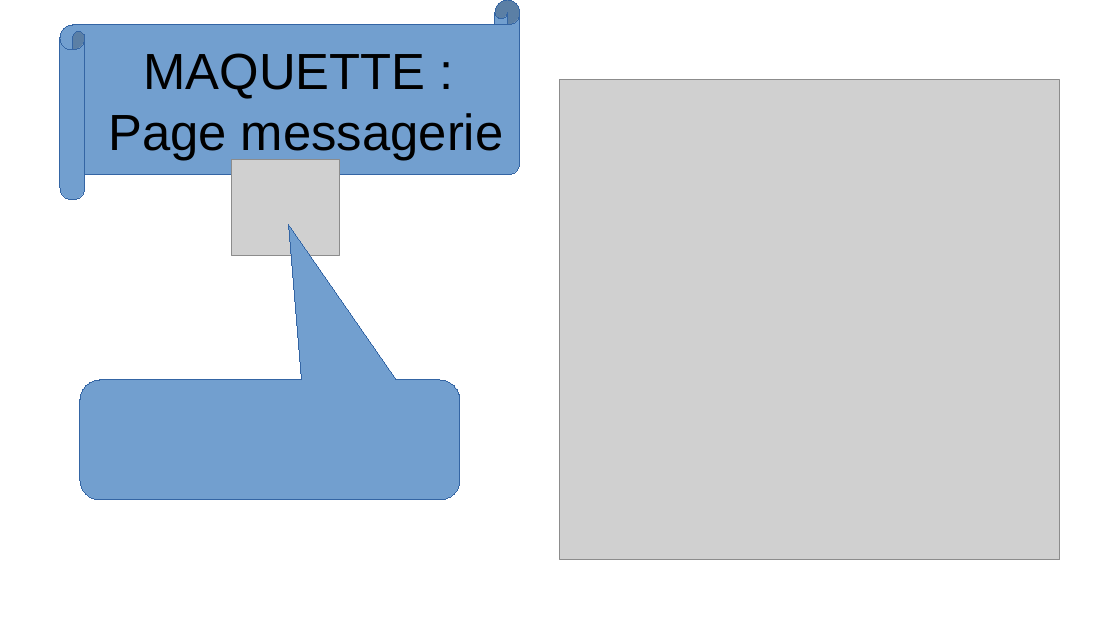
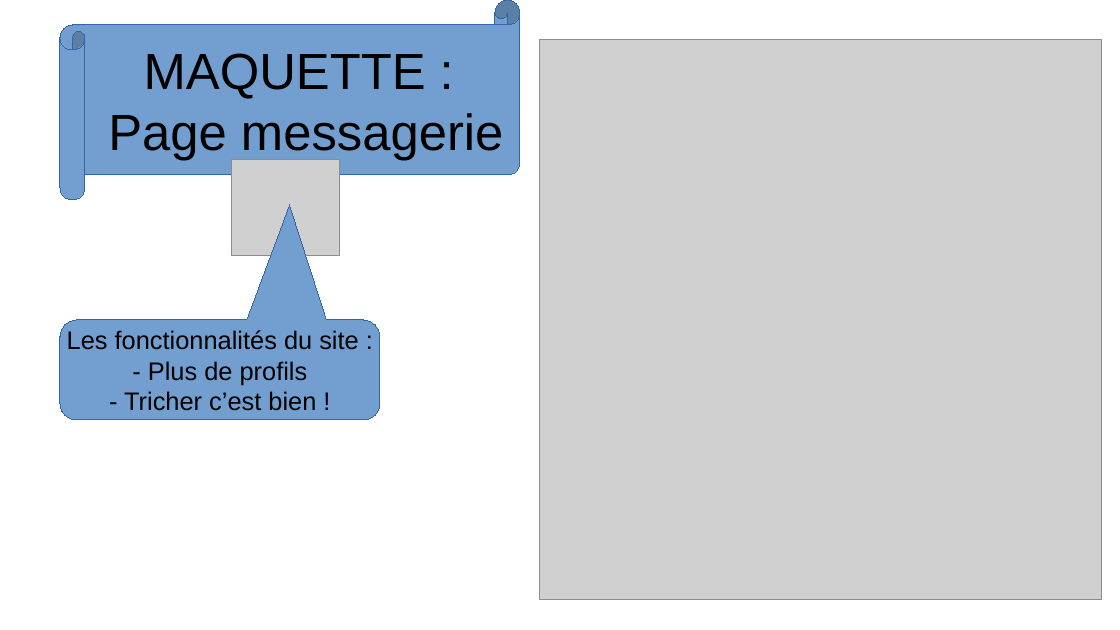
Before and after one commit to theo2b90/git-rea, a slide deck: slide 6 of ORAL.odp. Drawn at 1120x630 pixels with LibreOffice and Linux fonts; fonts in the diff are those of the drawing; grey boxes stand for pictures. Boxes give left, top, right and bottom in pixels: in the first picture for what was removed or moved away, otherwise in the second. Text is boxed around its words. In the diff, an @@ line names an element or a change of style, - is before the commit and + after.

```diff
--- a/ORAL.odp
+++ b/ORAL.odp
@@ picture: place and size @@
-picture at (560, 80, 1060, 560)
+picture at (540, 40, 1102, 600)
@@ rounded speech box added at (60, 320, 380, 420), fill #729FCF, outline #3465A4 0 pt, 18 pt, text #000000 @@
+Les fonctionnalités du site :
+- Plus de profils
+- Tricher c’est bien !
@@ rounded speech box removed at (80, 380, 460, 500) @@
```
Also in this commit, not shown: 10 other slides changed, 2 slides added, 3 slides removed.
